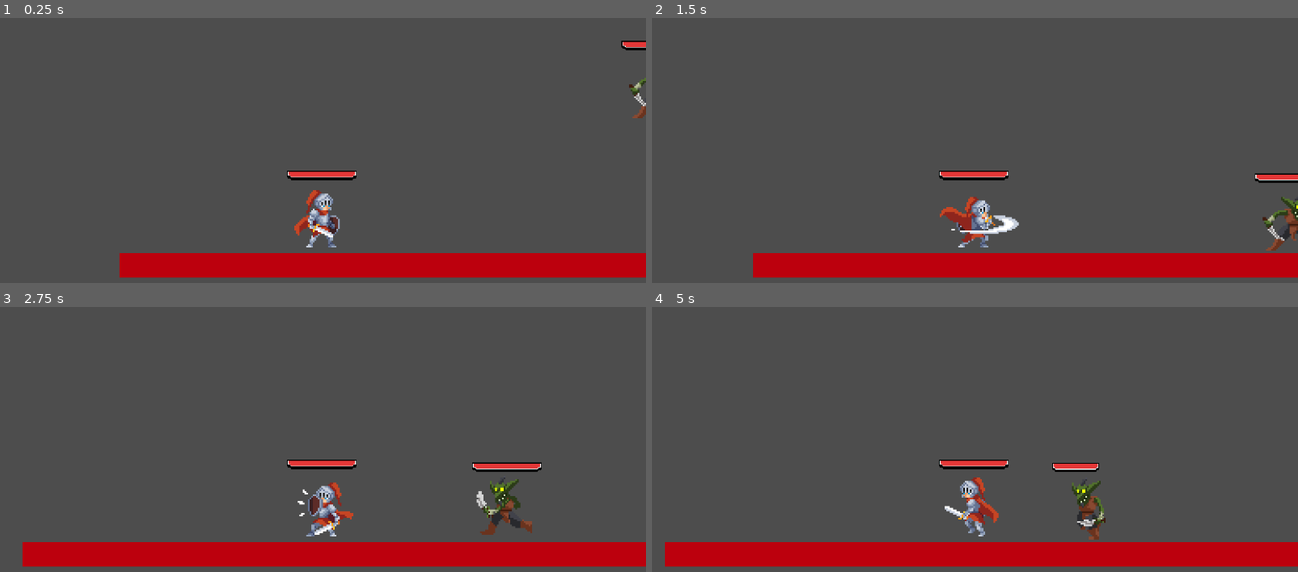
Above: before the commit, frames 1-4 (two rows, left to right).
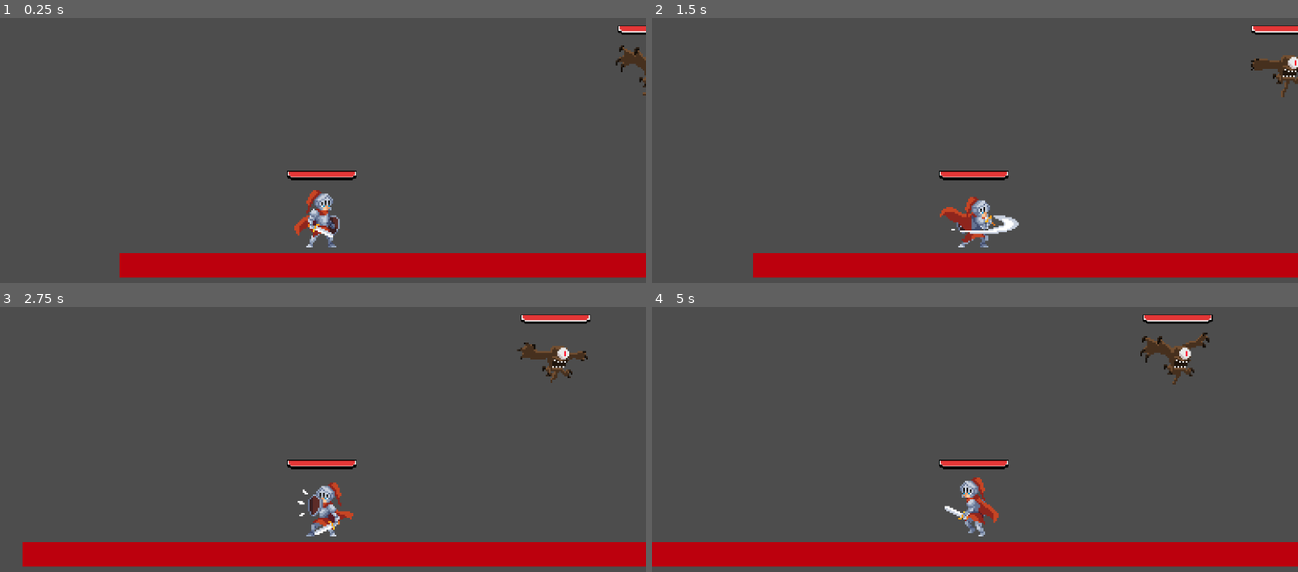
Above: after the commit, the same moments.

Repository: sky-monarch/holdThePanch
Game: Godot game, scene res://src/world.tscn
Same seed, same stepped clock (60 frames per second), same inputs: the game is played once before the commit and once after it.
Inputs (mouse positions are in pixels of both pictures, inside the frame that each line leads up to):
- Up to frame 1 (0.25 s): no input
- Up to frame 2 (1.5 s): move the mouse to (1117, 134) at 0.52 s; hold D (right) from 0.53 s (still down); click (1117, 134) at 0.6 s; tap W (jump) at 0.77 s; move the mouse to (845, 171) at 1.27 s; click (845, 171) at 1.35 s
- Up to frame 3 (2.75 s): tap W (jump) at 1.52 s; move the mouse to (387, 362) at 2.02 s; release D (right) at 2.03 s; hold A (left) from 2.03 s (still down); right-click (387, 362) at 2.1 s; click (387, 362) at 2.3 s
- Up to frame 4 (5 s): move the mouse to (942, 513) at 2.77 s; release A (left) at 2.78 s; hold D (right) 2.78-4.28 s; tap Shift (run) at 2.85 s; tap W (jump) at 3.02, 3.77, 4.52 s; click (942, 513) at 3.05 s; move the mouse to (1168, 497) at 3.52 s; click (1168, 497) at 3.6 s; move the mouse to (781, 389) at 4.27 s; hold A (left) from 4.28 s (still down); click (781, 389) at 4.35 s

The runs differ from the first frame. In frame 1, 0.7% of the frame differs, in the area x 95-100%, y 2-38%; in frame 2, 1.5%; in frame 3, 2.1%; in frame 4, 2.2%, in the area x 0-87%, y 2-99%.

Commit message:
Добавлен класс EnemyFlying наследуемый от Enemy, который будет родительским классом для всех врагов, которые могут летатать, а также добавлен новый враг летающий глаз

Diff:
--- a/scripts/enemy.gd
+++ b/scripts/enemy.gd
@@ -5,6 +5,7 @@
 @export var max_hp: int = 30
 @export var damage: int = 10
 @export var attack_cooldown: float = 1
+
 
 var hp: int
 var player: Node2D = null
--- /dev/null
+++ b/scripts/enemy_flaying.gd
@@ -0,0 +1,25 @@
+extends Enemy
+class_name EnemyFlying
+
+@export var vertical_speed: float = 80.0
+@export var follow_strength: float = 5.0
+@export var preferred_attack_height: float = 30.0  # Предпочтительная высота для атаки
+
+func _physics_process(delta: float) -> void:
+	if is_dead:
+		return
+
+	if player and not is_attacking and not is_hurting:
+		var target_y = player.global_position.y
+		if can_attack and attack_area.get_overlapping_bodies().filter(func(b): return b.is_in_group("player")).size() > 0:
+			target_y = player.global_position.y + preferred_attack_height
+
+		var current_y = global_position.y
+		var height_diff = target_y - current_y
+
+		var vertical_velocity = height_diff * follow_strength
+		vertical_velocity = clamp(vertical_velocity, -vertical_speed, vertical_speed)
+
+		velocity.y = vertical_velocity
+
+	super._physics_process(delta)
--- a/scripts/enemy_grav.gd
+++ b/scripts/enemy_grav.gd
@@ -1,15 +1,11 @@
 extends Enemy
 class_name EnemyGrav
 
-@export var gravity: float = 980.0
-@export var max_fall_speed: float = 400.0
+@export var gravity: float = 980
 
-func _physics_process(delta: float) -> void:
-	if is_dead:
-		return
-	if not is_on_floor():
-		velocity.y += gravity * delta
-		velocity.y = min(velocity.y, max_fall_speed)
-	else:
-		velocity.y = 0
-	super._physics_process(delta)
+func _physics_process(_delta: float) -> void:
+		if not is_on_floor():
+			velocity.y += gravity * _delta
+		else:
+			velocity.y = 0
+		super._physics_process(_delta)
--- /dev/null
+++ b/scripts/flying_eye.gd
@@ -0,0 +1 @@
+extends EnemyFlying
--- a/scripts/goblin.gd
+++ b/scripts/goblin.gd
@@ -1 +1 @@
-extends EnemyGrav
+extends Enemy
--- a/scripts/golem_blue.gd
+++ b/scripts/golem_blue.gd
@@ -1 +1 @@
-extends EnemyGrav
+extends Enemy
--- a/scripts/mushroom.gd
+++ b/scripts/mushroom.gd
@@ -1 +1 @@
-extends EnemyGrav
+extends Enemy
--- a/scripts/night_borne.gd
+++ b/scripts/night_borne.gd
@@ -1 +1 @@
-extends EnemyGrav
+extends Enemy
--- a/scripts/skelet.gd
+++ b/scripts/skelet.gd
@@ -1 +1 @@
-extends EnemyGrav
+extends Enemy
--- a/scripts/skelet_ver_two.gd
+++ b/scripts/skelet_ver_two.gd
@@ -1 +1 @@
-extends EnemyGrav
+extends Enemy
--- /dev/null
+++ b/src/flying_eye.tscn
@@ -0,0 +1,308 @@
+[gd_scene load_steps=44 format=3 uid="uid://dgwbk2yxel34m"]
+
+[ext_resource type="Script" uid="uid://cjobxg3lj43dv" path="res://scripts/flying_eye.gd" id="1_h0u67"]
+[ext_resource type="Texture2D" uid="uid://iglirc7tm7ui" path="res://resourse/sprites/Flying eye/Attack.png" id="1_iem3c"]
+[ext_resource type="Texture2D" uid="uid://cah64q18758x3" path="res://resourse/sprites/Flying eye/Death.png" id="2_h0u67"]
+[ext_resource type="Texture2D" uid="uid://dq2s04sd4bwp5" path="res://resourse/sprites/Flying eye/Take Hit.png" id="3_5mf1b"]
+[ext_resource type="Texture2D" uid="uid://bfe2moisvs7l4" path="res://resourse/sprites/Flying eye/Flight.png" id="4_yiirl"]
+[ext_resource type="Texture2D" uid="uid://drvc6e78shxy2" path="res://resourse/sprites/helth/Pixel1_Healthbar_0002_pixel1_border.png" id="5_nxv0f"]
+[ext_resource type="Texture2D" uid="uid://3ie0ir08wrks" path="res://resourse/sprites/helth/Pixel1_Healthbar_0001_pixel1_healthbar.png" id="6_ax7rc"]
+
+[sub_resource type="AtlasTexture" id="AtlasTexture_wr1r5"]
+atlas = ExtResource("1_iem3c")
+region = Rect2(0, 0, 150, 150)
+
+[sub_resource type="AtlasTexture" id="AtlasTexture_3fju5"]
+atlas = ExtResource("1_iem3c")
+region = Rect2(150, 0, 150, 150)
+
+[sub_resource type="AtlasTexture" id="AtlasTexture_1ebd8"]
+atlas = ExtResource("1_iem3c")
+region = Rect2(300, 0, 150, 150)
+
+[sub_resource type="AtlasTexture" id="AtlasTexture_uu3yg"]
+atlas = ExtResource("1_iem3c")
+region = Rect2(450, 0, 150, 150)
+
+[sub_resource type="AtlasTexture" id="AtlasTexture_anmhj"]
+atlas = ExtResource("1_iem3c")
+region = Rect2(600, 0, 150, 150)
+
+[sub_resource type="AtlasTexture" id="AtlasTexture_ljhgg"]
+atlas = ExtResource("1_iem3c")
+region = Rect2(750, 0, 150, 150)
+
+[sub_resource type="AtlasTexture" id="AtlasTexture_i83rc"]
+atlas = ExtResource("1_iem3c")
+region = Rect2(900, 0, 150, 150)
+
+[sub_resource type="AtlasTexture" id="AtlasTexture_vmc8s"]
+atlas = ExtResource("1_iem3c")
+region = Rect2(1050, 0, 150, 150)
+
+[sub_resource type="AtlasTexture" id="AtlasTexture_jegju"]
+atlas = ExtResource("2_h0u67")
+region = Rect2(0, 0, 150, 150)
+
+[sub_resource type="AtlasTexture" id="AtlasTexture_v0ggm"]
+atlas = ExtResource("2_h0u67")
+region = Rect2(150, 0, 150, 150)
+
+[sub_resource type="AtlasTexture" id="AtlasTexture_d2ihk"]
+atlas = ExtResource("2_h0u67")
+region = Rect2(300, 0, 150, 150)
+
+[sub_resource type="AtlasTexture" id="AtlasTexture_bijnc"]
+atlas = ExtResource("2_h0u67")
+region = Rect2(450, 0, 150, 150)
+
+[sub_resource type="AtlasTexture" id="AtlasTexture_2ypip"]
+atlas = ExtResource("3_5mf1b")
+region = Rect2(0, 0, 150, 150)
+
+[sub_resource type="AtlasTexture" id="AtlasTexture_pvph4"]
+atlas = ExtResource("3_5mf1b")
+region = Rect2(150, 0, 150, 150)
+
+[sub_resource type="AtlasTexture" id="AtlasTexture_gimwa"]
+atlas = ExtResource("3_5mf1b")
+region = Rect2(300, 0, 150, 150)
+
+[sub_resource type="AtlasTexture" id="AtlasTexture_heqhl"]
+atlas = ExtResource("3_5mf1b")
+region = Rect2(450, 0, 150, 150)
+
+[sub_resource type="AtlasTexture" id="AtlasTexture_plkwh"]
+atlas = ExtResource("4_yiirl")
+region = Rect2(0, 0, 150, 150)
+
+[sub_resource type="AtlasTexture" id="AtlasTexture_8ynhv"]
+atlas = ExtResource("4_yiirl")
+region = Rect2(150, 0, 150, 150)
+
+[sub_resource type="AtlasTexture" id="AtlasTexture_rdjav"]
+atlas = ExtResource("4_yiirl")
+region = Rect2(300, 0, 150, 150)
+
+[sub_resource type="AtlasTexture" id="AtlasTexture_ob7wq"]
+atlas = ExtResource("4_yiirl")
+region = Rect2(450, 0, 150, 150)
+
+[sub_resource type="AtlasTexture" id="AtlasTexture_nsdxs"]
+atlas = ExtResource("4_yiirl")
+region = Rect2(600, 0, 150, 150)
+
+[sub_resource type="AtlasTexture" id="AtlasTexture_ve2mn"]
+atlas = ExtResource("4_yiirl")
+region = Rect2(750, 0, 150, 150)
+
+[sub_resource type="AtlasTexture" id="AtlasTexture_2niro"]
+atlas = ExtResource("4_yiirl")
+region = Rect2(900, 0, 150, 150)
+
+[sub_resource type="AtlasTexture" id="AtlasTexture_5rkyo"]
+atlas = ExtResource("4_yiirl")
+region = Rect2(1050, 0, 150, 150)
+
+[sub_resource type="AtlasTexture" id="AtlasTexture_yv0gv"]
+atlas = ExtResource("4_yiirl")
+region = Rect2(0, 0, 150, 150)
+
+[sub_resource type="AtlasTexture" id="AtlasTexture_mvhya"]
+atlas = ExtResource("4_yiirl")
+region = Rect2(150, 0, 150, 150)
+
+[sub_resource type="AtlasTexture" id="AtlasTexture_f32yf"]
+atlas = ExtResource("4_yiirl")
+region = Rect2(300, 0, 150, 150)
+
+[sub_resource type="AtlasTexture" id="AtlasTexture_33t0p"]
+atlas = ExtResource("4_yiirl")
+region = Rect2(450, 0, 150, 150)
+
+[sub_resource type="AtlasTexture" id="AtlasTexture_v4n5a"]
+atlas = ExtResource("4_yiirl")
+region = Rect2(600, 0, 150, 150)
+
+[sub_resource type="AtlasTexture" id="AtlasTexture_0v6bb"]
+atlas = ExtResource("4_yiirl")
+region = Rect2(750, 0, 150, 150)
+
+[sub_resource type="AtlasTexture" id="AtlasTexture_o0b3j"]
+atlas = ExtResource("4_yiirl")
+region = Rect2(900, 0, 150, 150)
+
+[sub_resource type="AtlasTexture" id="AtlasTexture_2h2k2"]
+atlas = ExtResource("4_yiirl")
+region = Rect2(1050, 0, 150, 150)
+
+[sub_resource type="SpriteFrames" id="SpriteFrames_8jak4"]
+animations = [{
+"frames": [{
+"duration": 1.0,
+"texture": SubResource("AtlasTexture_wr1r5")
+}, {
+"duration": 1.0,
+"texture": SubResource("AtlasTexture_3fju5")
+}, {
+"duration": 1.0,
+"texture": SubResource("AtlasTexture_1ebd8")
+}, {
+"duration": 1.0,
+"texture": SubResource("AtlasTexture_uu3yg")
+}, {
+"duration": 1.0,
+"texture": SubResource("AtlasTexture_anmhj")
+}, {
+"duration": 1.0,
+"texture": SubResource("AtlasTexture_ljhgg")
+}, {
+"duration": 1.0,
+"texture": SubResource("AtlasTexture_i83rc")
+}, {
+"duration": 1.0,
+"texture": SubResource("AtlasTexture_vmc8s")
+}],
+"loop": false,
+"name": &"Attack",
+"speed": 5.0
+}, {
+"frames": [{
+"duration": 1.0,
+"texture": SubResource("AtlasTexture_jegju")
+}, {
+"duration": 1.0,
+"texture": SubResource("AtlasTexture_v0ggm")
+}, {
+"duration": 1.0,
+"texture": SubResource("AtlasTexture_d2ihk")
+}, {
+"duration": 1.0,
+"texture": SubResource("AtlasTexture_bijnc")
+}],
+"loop": false,
+"name": &"Die",
+"speed": 5.0
+}, {
+"frames": [{
+"duration": 1.0,
+"texture": SubResource("AtlasTexture_2ypip")
+}, {
+"duration": 1.0,
+"texture": SubResource("AtlasTexture_pvph4")
+}, {
+"duration": 1.0,
+"texture": SubResource("AtlasTexture_gimwa")
+}, {
+"duration": 1.0,
+"texture": SubResource("AtlasTexture_heqhl")
+}],
+"loop": false,
+"name": &"Hurt",
+"speed": 5.0
+}, {
+"frames": [{
+"duration": 1.0,
+"texture": SubResource("AtlasTexture_plkwh")
+}, {
+"duration": 1.0,
+"texture": SubResource("AtlasTexture_8ynhv")
+}, {
+"duration": 1.0,
+"texture": SubResource("AtlasTexture_rdjav")
+}, {
+"duration": 1.0,
+"texture": SubResource("AtlasTexture_ob7wq")
+}, {
+"duration": 1.0,
+"texture": SubResource("AtlasTexture_nsdxs")
+}, {
+"duration": 1.0,
+"texture": SubResource("AtlasTexture_ve2mn")
+}, {
+"duration": 1.0,
+"texture": SubResource("AtlasTexture_2niro")
+}, {
+"duration": 1.0,
+"texture": SubResource("AtlasTexture_5rkyo")
+}],
+"loop": true,
+"name": &"Idle",
+"speed": 5.0
+}, {
+"frames": [{
+"duration": 1.0,
+"texture": SubResource("AtlasTexture_yv0gv")
+}, {
+"duration": 1.0,
+"texture": SubResource("AtlasTexture_mvhya")
+}, {
+"duration": 1.0,
+"texture": SubResource("AtlasTexture_f32yf")
+}, {
+"duration": 1.0,
+"texture": SubResource("AtlasTexture_33t0p")
+}, {
+"duration": 1.0,
+"texture": SubResource("AtlasTexture_v4n5a")
+}, {
+"duration": 1.0,
+"texture": SubResource("AtlasTexture_0v6bb")
+}, {
+"duration": 1.0,
+"texture": SubResource("AtlasTexture_o0b3j")
+}, {
+"duration": 1.0,
+"texture": SubResource("AtlasTexture_2h2k2")
+}],
+"loop": true,
+"name": &"Walk",
+"speed": 5.0
+}]
+
+[sub_resource type="RectangleShape2D" id="RectangleShape2D_nqu7c"]
+size = Vector2(35.666668, 37.5)
+
+[sub_resource type="RectangleShape2D" id="RectangleShape2D_s2kfx"]
+size = Vector2(303.6667, 139)
+
+[sub_resource type="RectangleShape2D" id="RectangleShape2D_ox28c"]
+size = Vector2(61, 39.333336)
+
+[node name="Flying_eye" type="CharacterBody2D"]
+scale = Vector2(3, 3)
+script = ExtResource("1_h0u67")
+
+[node name="AnimatedSprite2D" type="AnimatedSprite2D" parent="."]
+sprite_frames = SubResource("SpriteFrames_8jak4")
+animation = &"Walk"
+
+[node name="CollisionShape2D" type="CollisionShape2D" parent="."]
+position = Vector2(0.50000066, 8.25)
+shape = SubResource("RectangleShape2D_nqu7c")
+
+[node name="DetectionArea" type="Area2D" parent="."]
+
+[node name="CollisionShape2D" type="CollisionShape2D" parent="DetectionArea"]
+position = Vector2(0, 0.33333588)
+shape = SubResource("RectangleShape2D_s2kfx")
+
+[node name="AttackArea" type="Area2D" parent="."]
+
+[node name="CollisionShape2D" type="CollisionShape2D" parent="AttackArea"]
+position = Vector2(0.5, 8.333332)
+shape = SubResource("RectangleShape2D_ox28c")
+
+[node name="HelthBar" type="Node2D" parent="."]
+
+[node name="EmptyHelthBar" type="Sprite2D" parent="HelthBar"]
+position = Vector2(-19.666668, -57.333332)
+scale = Vector2(0.5, 0.5)
+texture = ExtResource("5_nxv0f")
+centered = false
+
+[node name="FullHelthBar" type="Sprite2D" parent="HelthBar"]
+position = Vector2(-19.666672, -51.333336)
+scale = Vector2(0.5, 0.5)
+texture = ExtResource("6_ax7rc")
+centered = false
--- a/src/world.tscn
+++ b/src/world.tscn
@@ -1,7 +1,7 @@
 [gd_scene load_steps=4 format=3 uid="uid://itim7t886ocy"]
 
 [ext_resource type="PackedScene" uid="uid://nmxrnoi4v2sn" path="res://src/player.tscn" id="1_tp5op"]
-[ext_resource type="PackedScene" uid="uid://chwufra1bnjhc" path="res://src/goblin.tscn" id="3_jvefd"]
+[ext_resource type="PackedScene" uid="uid://dgwbk2yxel34m" path="res://src/flying_eye.tscn" id="2_xlegt"]
 
 [sub_resource type="RectangleShape2D" id="RectangleShape2D_ktcc2"]
 size = Vector2(2231, 46)
@@ -24,5 +24,5 @@
 [node name="player" parent="." instance=ExtResource("1_tp5op")]
 position = Vector2(-33, 232)
 
-[node name="goblin" parent="." instance=ExtResource("3_jvefd")]
-position = Vector2(563, -62.999985)
+[node name="Flying_eye" parent="." instance=ExtResource("2_xlegt")]
+position = Vector2(543, -43)
Not shown, added: scripts/enemy_flaying.gd.uid
Not shown, changed: scripts/enemy_grav.gd.uid
Not shown, added: scripts/flying_eye.gd.uid
